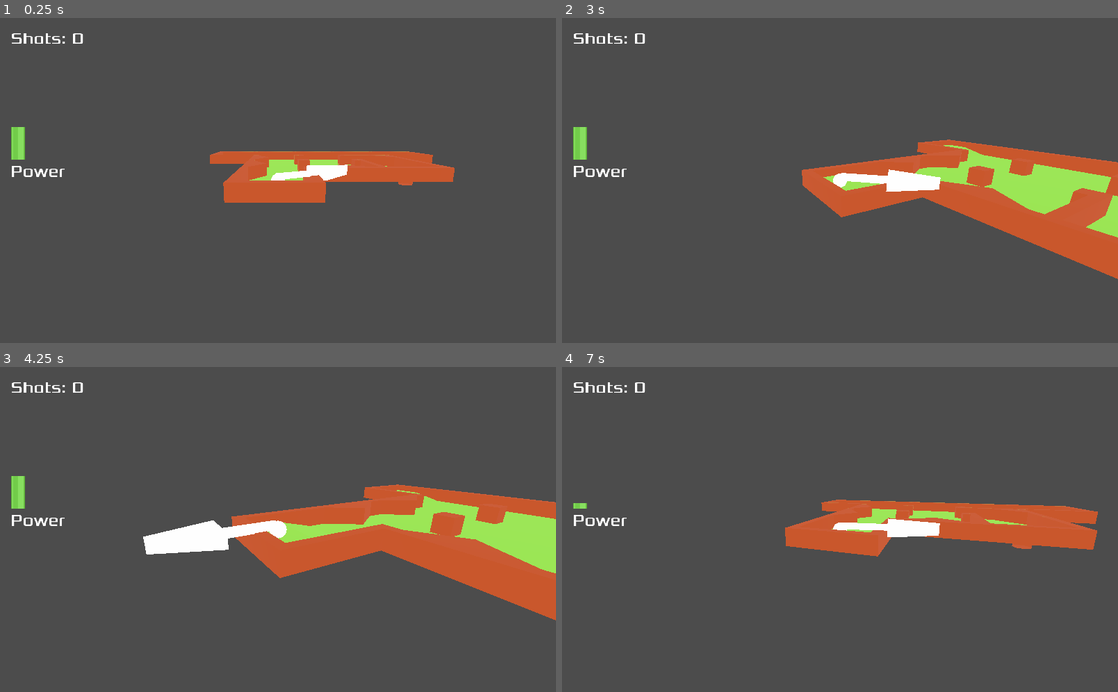
Above: before the commit, frames 1-4 (two rows, left to right).
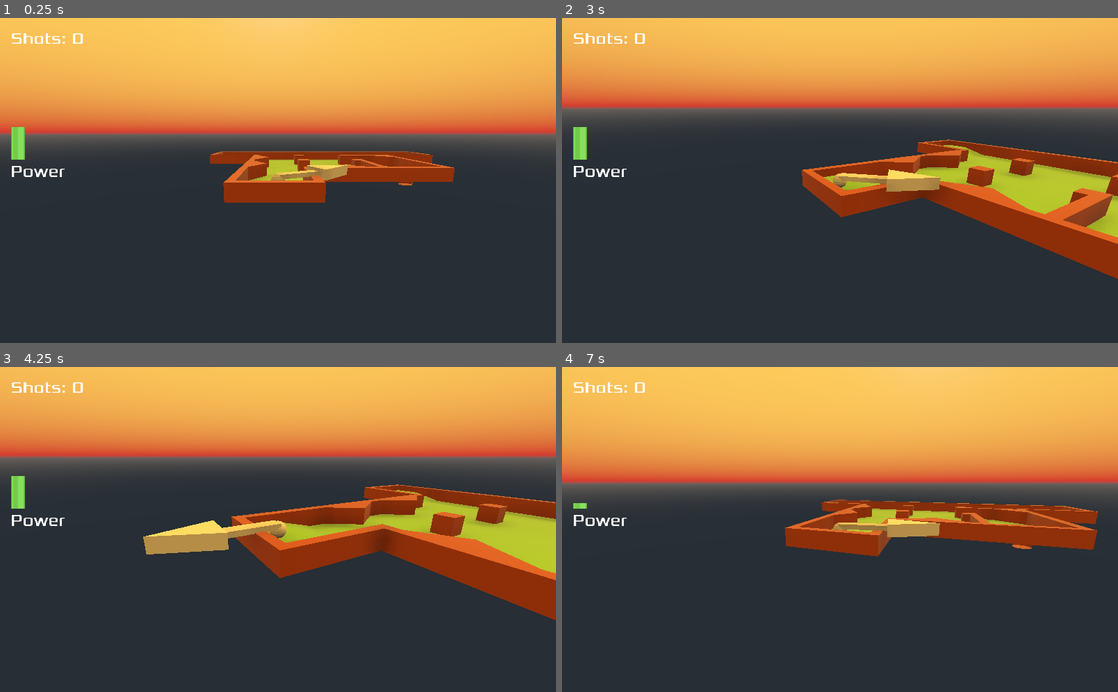
Above: after the commit, the same moments.

Repository: hiperlogic/3D_Minigolf
Game: Godot game, scene res://Main.tscn
The game is run twice, just before and just after one commit, with the same random seed, the same clock (stepped at 60 frames per second) and the same inputs. The project has no main scene, so this scene is started directly.
Inputs (mouse positions are in pixels of both pictures, inside the frame that each line leads up to):
- Up to frame 1 (0.25 s): no input
- Up to frame 2 (3 s): move the mouse to (962, 164) at 0.52 s; hold S (cam_down) 0.53-1.28 s; tap Enter at 1.25 s; move the mouse to (728, 196) at 1.27 s; tap A (cam_left) at 1.35 s; tap Space at 2 s; move the mouse to (895, 109) at 2.02 s; hold D (cam_right) 2.03-2.78 s; move the mouse to (812, 245) at 2.77 s; tap W (cam_up) at 2.85 s
- Up to frame 3 (4.25 s): tap Enter at 3.5 s; move the mouse to (444, 578) at 3.52 s; hold Mouse wheel up (cam_zoom_in) from 3.53 s (still down)
- Up to frame 4 (7 s): tap Space at 4.25 s; move the mouse to (673, 480) at 4.27 s; release Mouse wheel up (cam_zoom_in) at 4.28 s; tap Mouse wheel down (cam_zoom_out) at 4.35 s; tap Enter at 5 s; move the mouse to (867, 529) at 5.02 s; press the mouse at (867, 529) at 5.03 s; move the mouse to (756, 448) at 5.77 s; release the mouse at (756, 448) at 5.78 s; tap S (cam_down) at 5.85 s; move the mouse to (962, 513) at 6.52 s; hold A (cam_left) from 6.53 s (still down)

The runs differ from the first frame. In frame 1, 94% of the frame differs, in the area x 0-100%, y 0-100%; in frame 2, 93%; in frame 3, 93%; in frame 4, 93%.

Commit message:
Setting environment, adding lights and make pretty!

Diff:
--- a/Items/Ball/Ball.tscn
+++ b/Items/Ball/Ball.tscn
@@ -1,11 +1,18 @@
-[gd_scene load_steps=5 format=2]
+[gd_scene load_steps=7 format=2]
 
 [ext_resource path="res://Items/Ball/Ball.gd" type="Script" id=1]
+[ext_resource path="res://assets/golf_ball/textures/ball_normal_map.png" type="Texture" id=2]
 
 [sub_resource type="PhysicsMaterial" id=3]
 bounce = 0.2
 
+[sub_resource type="SpatialMaterial" id=4]
+normal_enabled = true
+normal_scale = -1.49
+normal_texture = ExtResource( 2 )
+
 [sub_resource type="SphereMesh" id=1]
+material = SubResource( 4 )
 radius = 0.15
 height = 0.3
 
--- a/Main.tscn
+++ b/Main.tscn
@@ -7,8 +7,18 @@
 [ext_resource path="res://Main.gd" type="Script" id=5]
 [ext_resource path="res://GimbalOut.gd" type="Script" id=6]
 
+[sub_resource type="ProceduralSky" id=5]
+sky_top_color = Color( 1, 0.807843, 0.360784, 1 )
+sky_horizon_color = Color( 0.831373, 0.168627, 0.168627, 1 )
+
 [sub_resource type="Environment" id=1]
+background_mode = 2
+background_sky = SubResource( 5 )
 ambient_light_color = Color( 1, 1, 1, 1 )
+ssao_enabled = true
+ssao_intensity = 1.5
+ssao_quality = 2
+dof_blur_far_enabled = true
 
 [sub_resource type="SphereShape" id=2]
 radius = 0.279251
@@ -63,6 +73,12 @@
 [node name="Camera" type="Camera" parent="GimbalOut/GimbalIn"]
 transform = Transform( 1, 0, 0, 0, 1, 0, 0, 0, 1, 0, 0, 10 )
 
+[node name="DirectionalLight" type="DirectionalLight" parent="."]
+transform = Transform( 1, 0, 0, 0, -0.739396, 0.673271, 0, -0.673271, -0.739396, 0, 9.64367, -60.2049 )
+light_color = Color( 1, 0.741176, 0.243137, 1 )
+light_energy = 0.413
+shadow_enabled = true
+
 [connection signal="body_entered" from="Hole" to="." method="_on_Hole_body_entered"]
 [connection signal="stopped" from="Ball" to="." method="_on_Ball_stopped"]
 [connection signal="body_exited" from="Area" to="." method="_on_Area_body_exited"]
Not shown: 1 places in Main.tscn that only renumber resources
